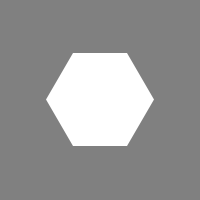
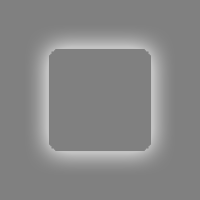
Layers edited between the first and the second 200px x 200px image:
removed layer "多边形 1" over 46, 53, 154, 146
added layer "Bloom" above "Mask" over 49, 49, 151, 151
